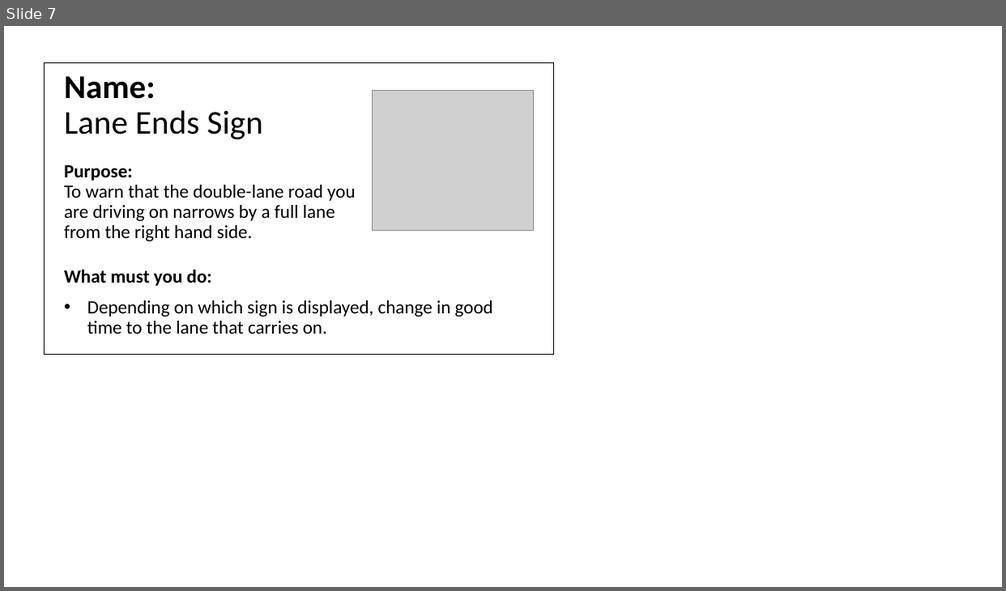
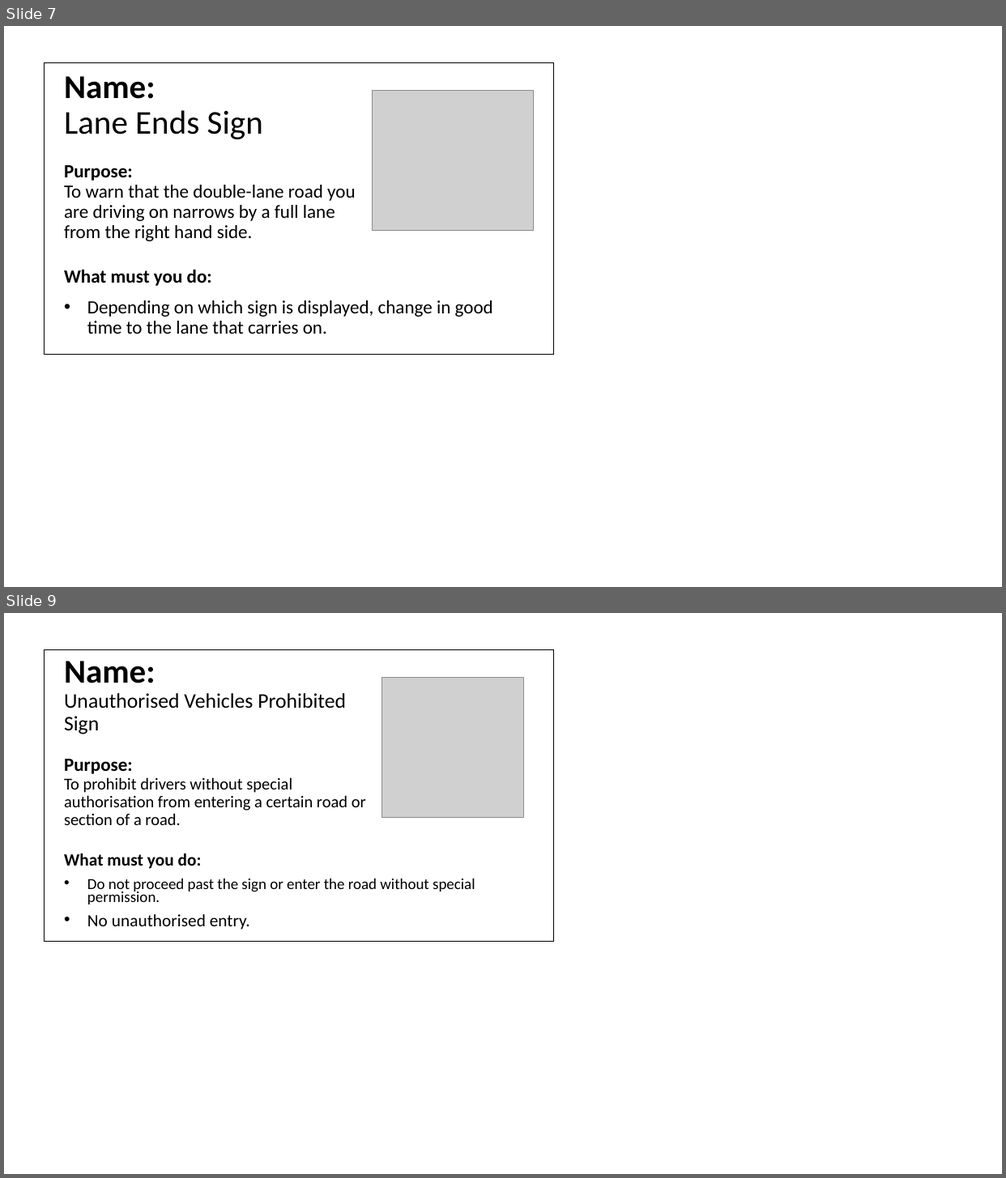
Before and after one commit to MosheRasetsoke/TrafficBot, a slide deck: images/ActualImages/Road Traffic Signs, Signals and Markings.pptx. Shown one above the other, each under a label of ours: slide 7 before the commit, slides 7 and 9 after it; the slides between them are not shown. The pictures are 1006x591 and 1006x1178 pixels, drawn with LibreOffice and Linux fonts; fonts in the diff are those of the drawing; grey boxes stand for pictures. Boxes give left, top, right and bottom in pixels: in the first picture for what was removed or moved away, otherwise in the second. Text is boxed around its words. In the diff, an @@ line names an element or a change of style, - is before the commit and + after.

```diff
--- a/images/ActualImages/Road Traffic Signs, Signals and Markings.pptx
+++ b/images/ActualImages/Road Traffic Signs, Signals and Markings.pptx
@@ slide 9 added at [4, 613, 1002, 1174], background #FFFFFF @@
@@ table added at [44, 649, 554, 942], 1 rows, 1 columns @@
+
@@ title added at [64, 661, 366, 825], 16 pt, text #000000 @@
+Name:
+Unauthorised Vehicles Prohibited Sign
+Purpose:
+To prohibit drivers without special authorisation from entering a certain road or section of a road.
@@ picture added at [382, 677, 523, 817] @@
@@ text added at [64, 854, 475, 930], 14.8 pt, text #000000 @@
+What must you do:
+• Do not proceed past the sign or enter the road without special permission.
+• No unauthorised entry.
```
Also in this commit, not shown: 22 other slides added, 50 other files.
